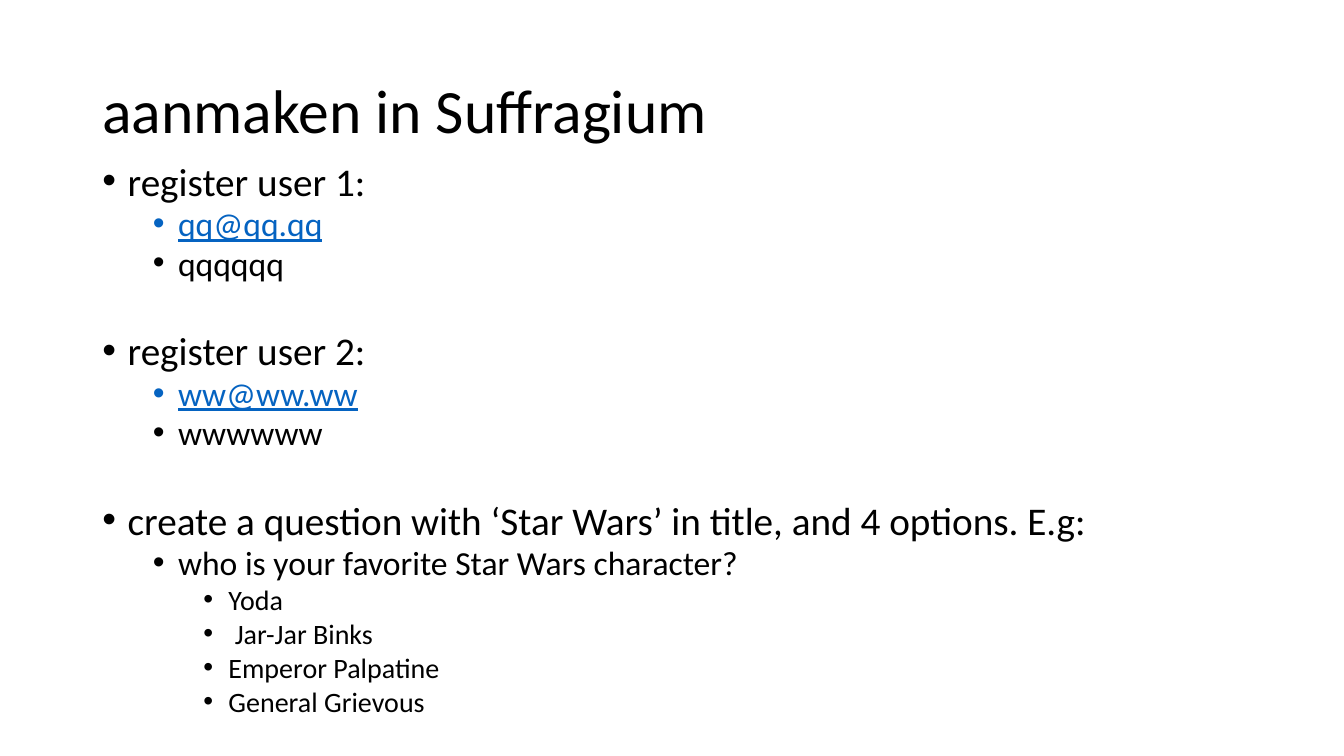
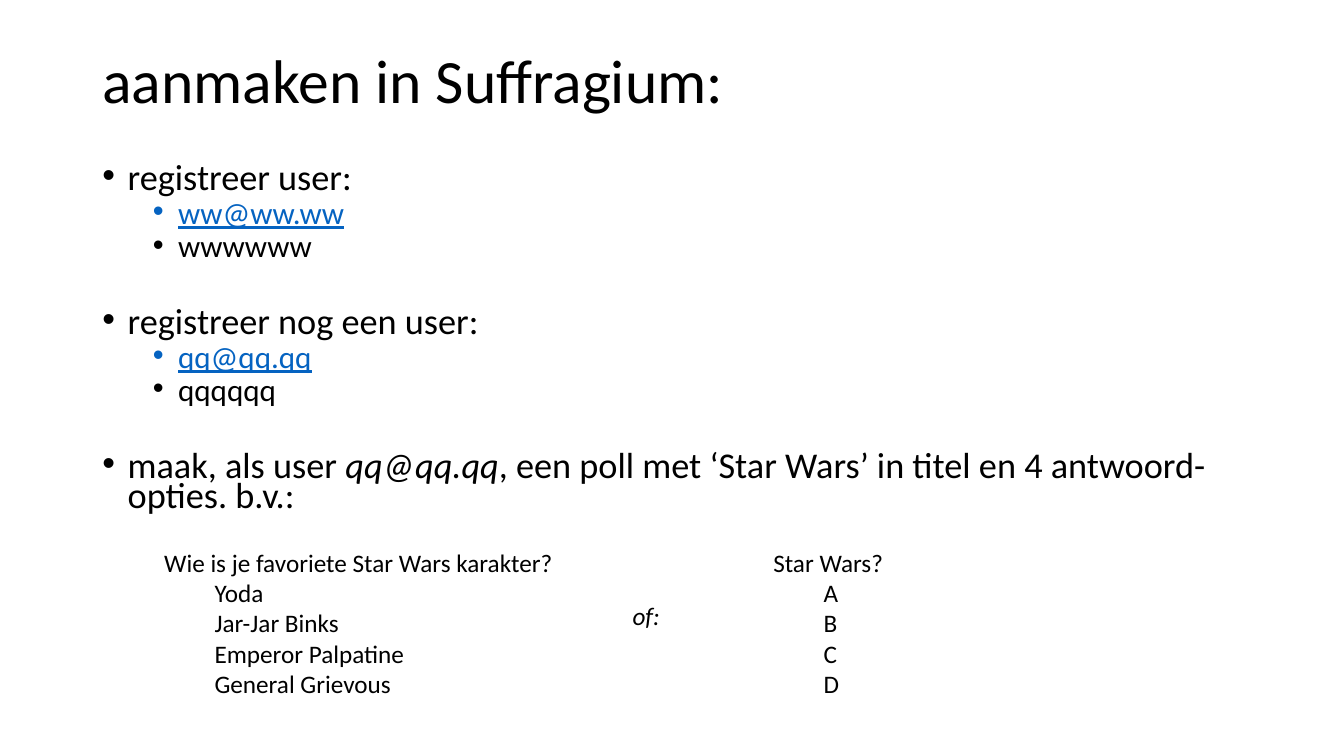
Before and after one commit to HANICA-DWA/suffragium, a slide deck: slide 4 of e2e-tests/workshop instructions.pptx (slide 1 before the commit). Drawn at 1344x756 pixels with LibreOffice and Linux fonts; fonts in the diff are those of the drawing. Boxes give left, top, right and bottom in pixels: in the first picture for what was removed or moved away, otherwise in the second. Text is boxed around its words. In the diff, an @@ line names an element or a change of style, - is before the commit and + after.

Commit message:
improve powerpoint

```diff
--- a/e2e-tests/workshop instructions.pptx
+++ b/e2e-tests/workshop instructions.pptx
@@ title at (x1=102, y1=60, x2=723, y2=114): text changed @@
-aanmaken in Suffragium
+aanmaken in Suffragium:
@@ text at (x1=128, y1=165, x2=479, y2=341): text changed; size 28 to 25.9 pt @@
-• register user 1:
+• registreer user:
+  • ww@ww.ww
+  • wwwwww
+• registreer nog een user:
@@ text at (x1=178, y1=348, x2=311, y2=406): size 24 to 22.2 pt in "qq@qq.qq", "qqqqqq"; line spacing 0.8 to 0.7 @@
@@ text at (x1=128, y1=452, x2=1205, y2=514): text changed; size 28 to 25.9 pt @@
-• register user 2:
-  • ww@ww.ww
-  • wwwwww
-• create a question with ‘Star Wars’ in title, and 4 options. E.g:
-  • who is your favorite Star Wars character?
-    • Yoda
-    • Jar-Jar Binks
-    • Emperor Palpatine
-    • General Grievous
+• maak, als user qq@qq.qq, een poll met ‘Star Wars’ in titel en 4 antwoord-opties. b.v.:
@@ text added at (x1=164, y1=554, x2=552, y2=694), 18 pt, text #000000 @@
+  Wie is je favoriete Star Wars karakter?
+    Yoda
+    Jar-Jar Binks
+    Emperor Palpatine
+    General Grievous
@@ text added at (x1=773, y1=554, x2=884, y2=693), 18 pt, text #000000 @@
+  Star Wars?
+    A
+    B
+    C
+    D
@@ text added at (x1=633, y1=607, x2=660, y2=628), 18 pt, text #000000, italic @@
+of:
```
Also in this commit, not shown: 4 slides added.
